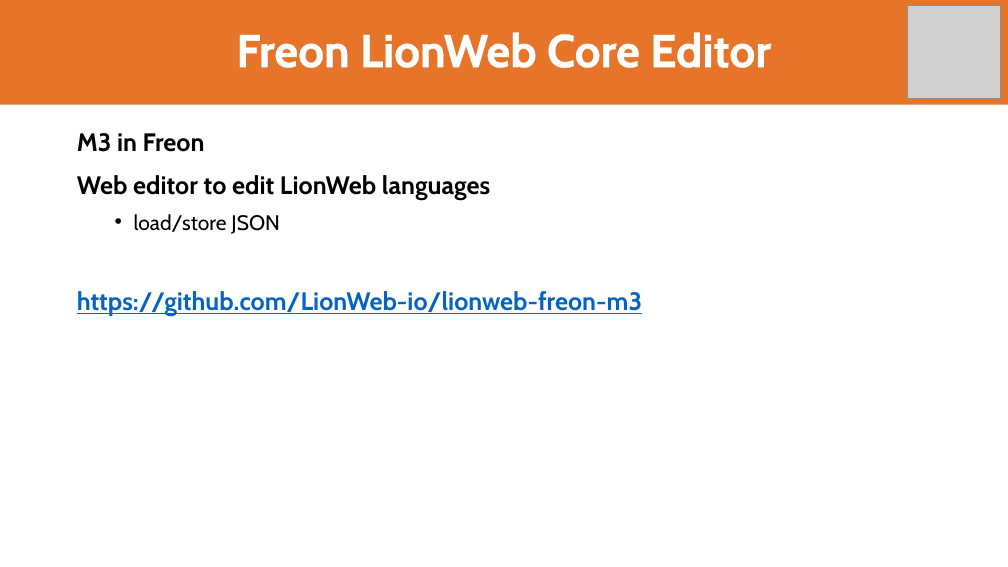
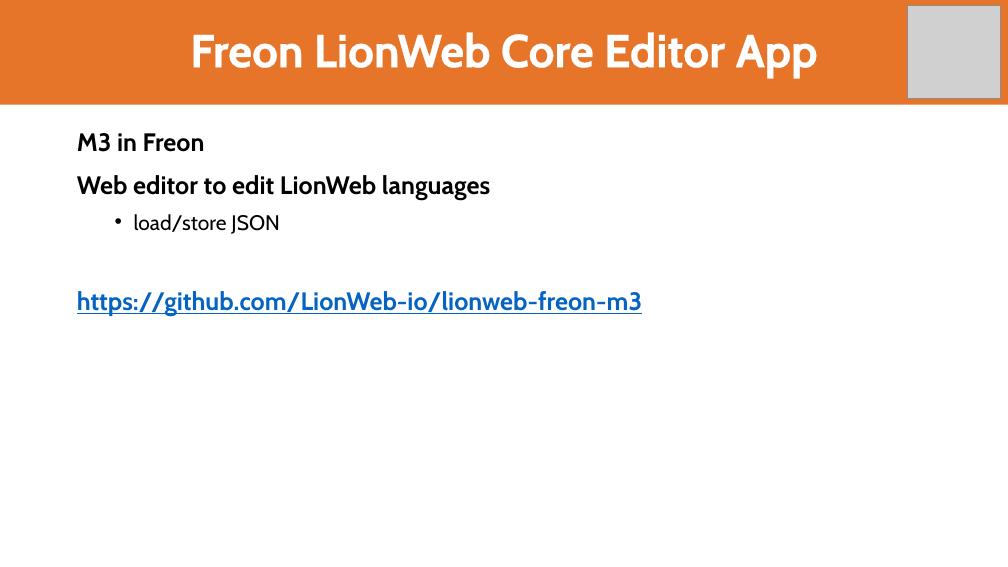
Before and after one commit to LionWeb-io/specification, a slide deck: slide 27 of resources/LangDev 2024 Talk.pptx. Drawn at 1008x567 pixels with LibreOffice and Linux fonts; fonts in the diff are those of the drawing; grey boxes stand for pictures; background and template pictures are left out. Boxes give left, top, right and bottom in pixels: in the first picture for what was removed or moved away, otherwise in the second. Text is boxed around its words. In the diff, an @@ line names an element or a change of style, - is before the commit and + after.

```diff
--- a/resources/LangDev 2024 Talk.pptx
+++ b/resources/LangDev 2024 Talk.pptx
@@ title at (190,32,818,78): text changed @@
-Freon LionWeb Core Editor
+Freon LionWeb Core Editor App
```
Also in this commit, not shown: 12 other slides changed.
